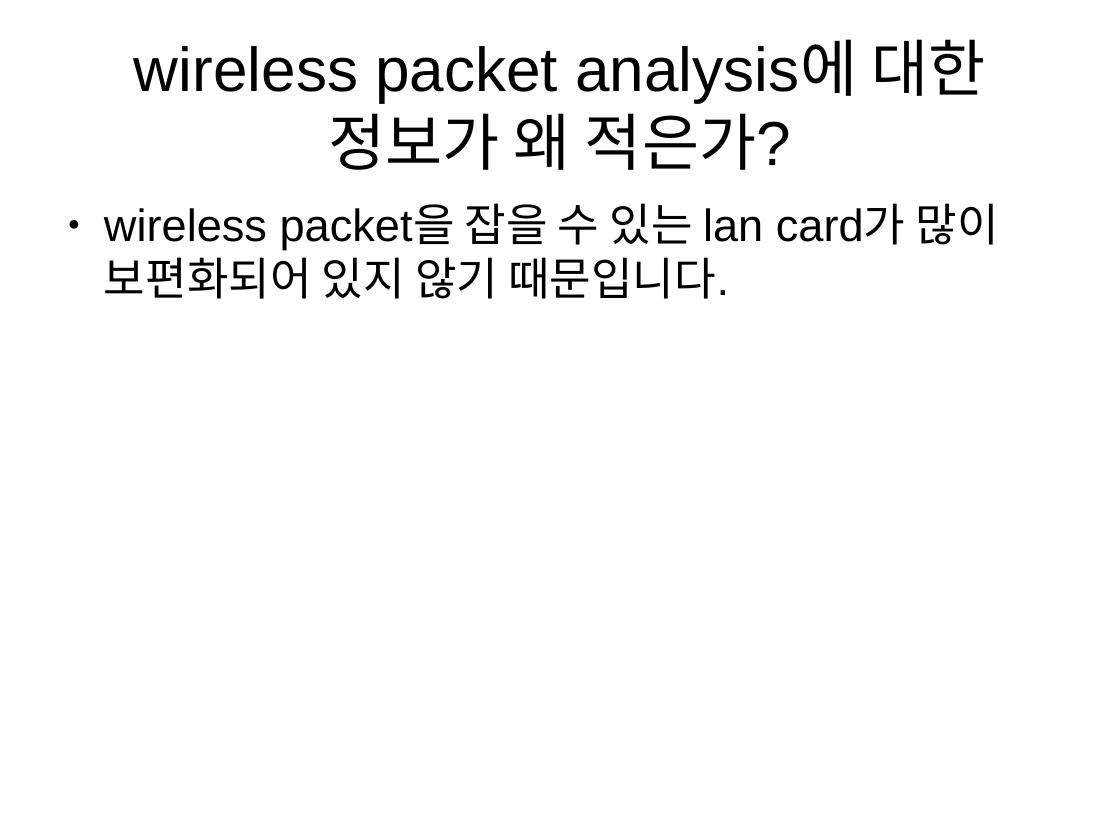
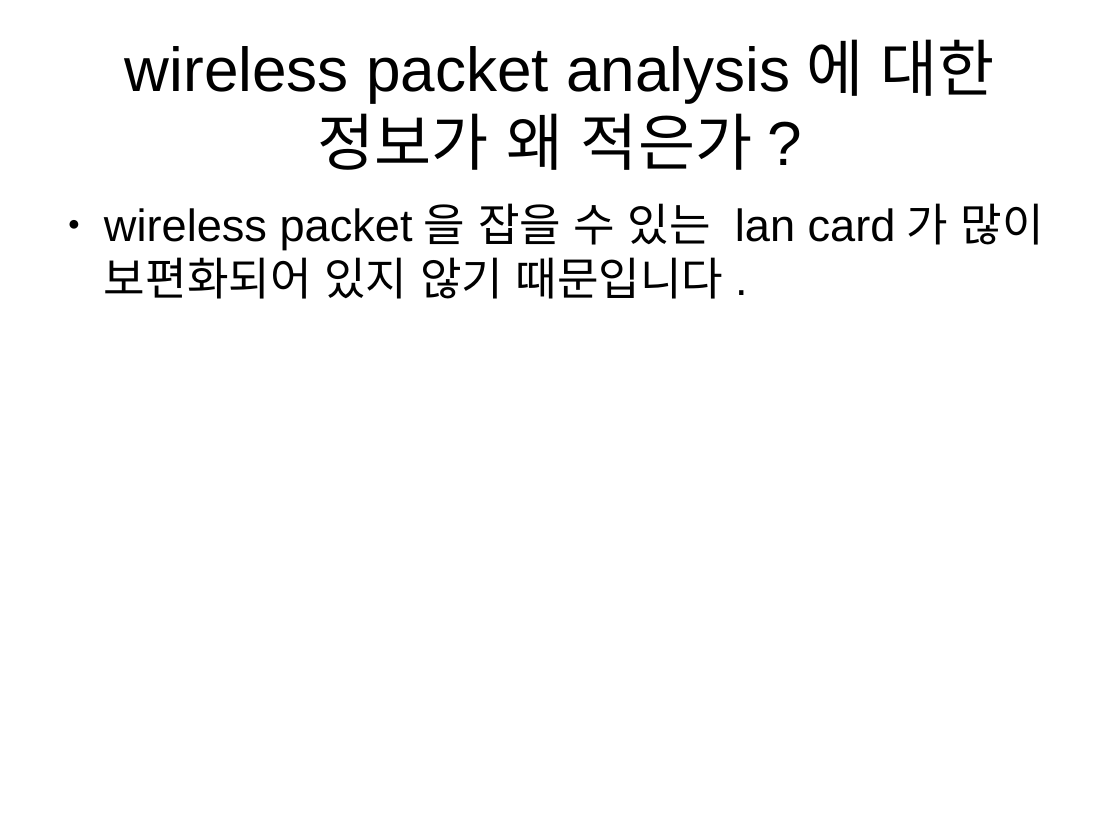
Before and after one commit to sececter/doc, a slide deck: slide 3 of poc2015_wpa_based_packet_decrypt(ko).odp. Drawn at 1120x840 pixels with LibreOffice and Linux fonts; fonts in the diff are those of the drawing. Boxes give left, top, right and bottom in pixels: in the first picture for what was removed or moved away, otherwise in the second. Text is boxed around its words. In the diff, an @@ line names an element or a change of style, - is before the commit and + after.

```diff
--- a/poc2015_wpa_based_packet_decrypt(ko).odp
+++ b/poc2015_wpa_based_packet_decrypt(ko).odp
@@ title "wireless packet analysis에 대한 정보가 ..." rewrapped from (134,39,986,170) to (125,39,995,170) @@
@@ text "wireless packet을 잡을 수 있는 ..." at (104,203,1044,299): indent changed @@
```
Also in this commit, not shown: 14 other slides changed, 1 other file.
